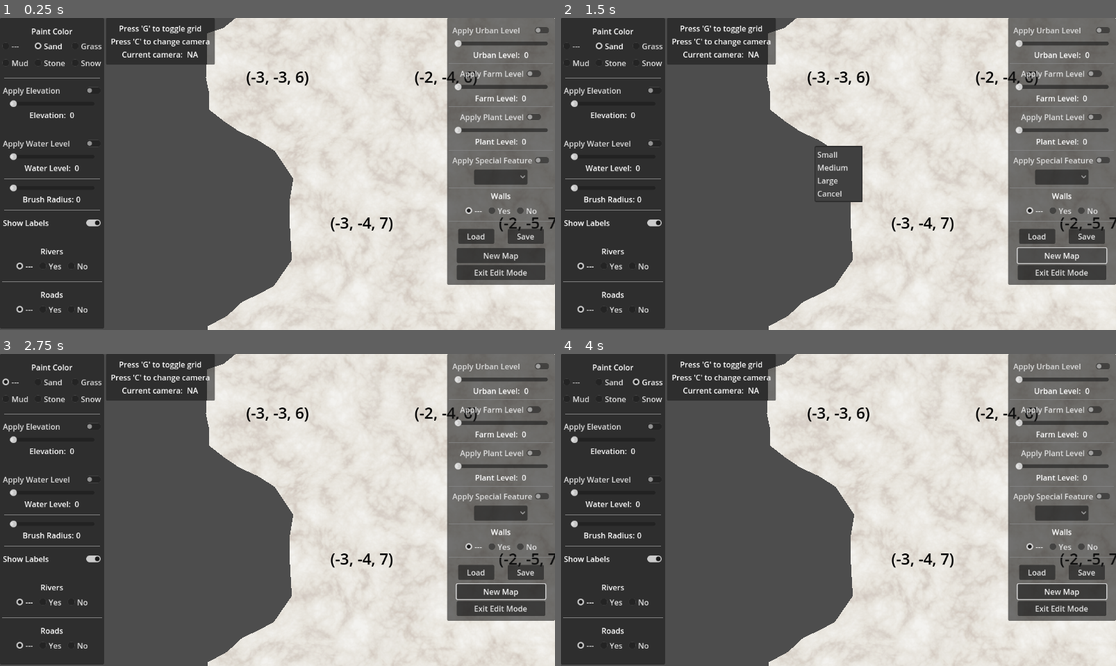
Above: before the commit, frames 1-4 (two rows, left to right).
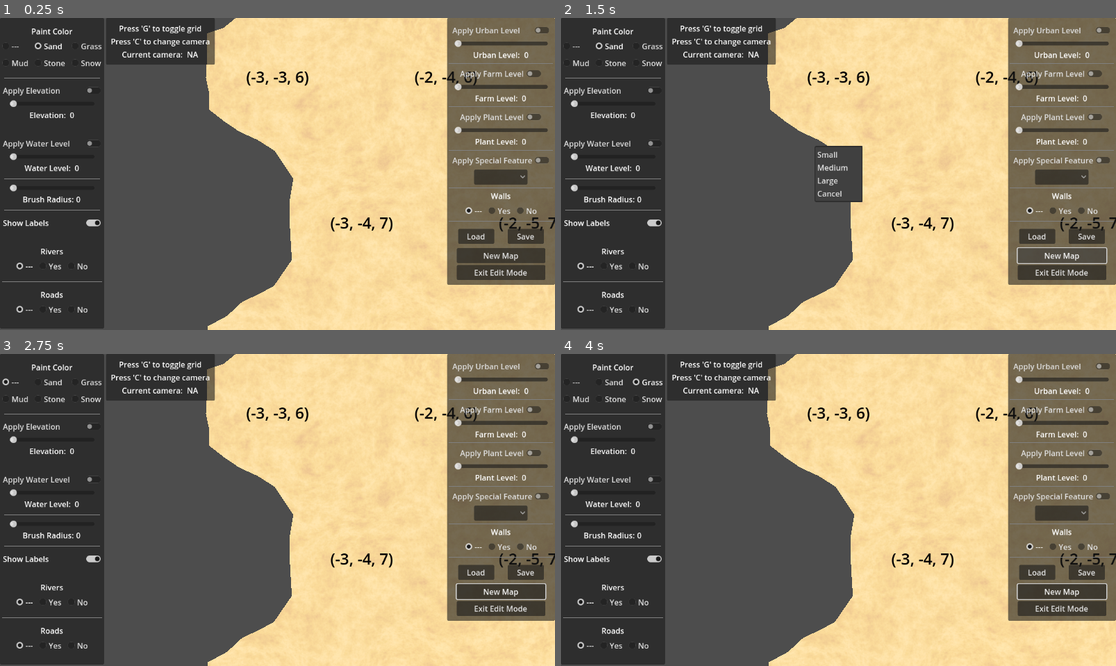
Above: after the commit, the same moments.

Repository: davepruitt/hex_map_godot
Game: Godot game, scene res://scenes/main.tscn
The game is run twice, just before and just after one commit, with the same random seed, the same clock (stepped at 60 frames per second) and the same inputs.
Inputs:
- Up to frame 1 (0.25 s): no input
- Up to frame 2 (1.5 s): click "New Map" at 0.5 s; click "New Map" at 1.25 s
- Up to frame 3 (2.75 s): click "---" at 2 s
- Up to frame 4 (4 s): click "Sand" at 2.75 s; click "Grass" at 3.5 s

The runs differ from the first frame. In frame 1, 44% of the frame differs, in the area x 37-100%, y 0-100%; in frame 2, 44%; in frame 3, 44%; in frame 4, 44%.

Commit message:
Completed through section 1.7 of tutorial 20. Fixed issues with the hex terrain shader. Added global shader parameters through the Godot editor, made sure values are being set properly.

Diff:
--- a/hex_project_godot/project.godot
+++ b/hex_project_godot/project.godot
@@ -45,3 +45,14 @@
 [rendering]
 
 renderer/rendering_method="mobile"
+
+[shader_globals]
+
+_HexCellData={
+"type": "sampler2D",
+"value": ""
+}
+_HexCellData_TexelSize={
+"type": "vec4",
+"value": Vector4(0, 0, 0, 0)
+}
--- a/hex_project_godot/scenes/main.tscn
+++ b/hex_project_godot/scenes/main.tscn
@@ -18,7 +18,6 @@
 [sub_resource type="ShaderMaterial" id="ShaderMaterial_gdj22"]
 render_priority = 0
 shader = ExtResource("11_c2ox1")
-shader_parameter/_HexCellData_TexelSize = null
 shader_parameter/grid_on = false
 shader_parameter/terrain_texture_2d_array = ExtResource("12_lmpao")
 shader_parameter/grid_texture = ExtResource("12_gv3gu")
--- a/hex_project_godot/scripts/hex_cell_shader_data.gd
+++ b/hex_project_godot/scripts/hex_cell_shader_data.gd
@@ -6,6 +6,8 @@
 var _cell_texture: ImageTexture = null
 
 var _cell_texture_data: PackedColorArray
+
+var _requires_update: bool = false
 
 #endregion
 
@@ -19,33 +21,47 @@
 #region Public methods
 
 func initialize (x: int, z: int) -> void:
-	if (_cell_texture and _cell_texture_source_image):
-		_cell_texture_source_image.resize(x, z)
-		_cell_texture = ImageTexture.create_from_image(_cell_texture_source_image)
-	else:
-		_cell_texture_source_image = Image.create_empty(x, z, false, Image.FORMAT_RGBA8)
-		_cell_texture = ImageTexture.create_from_image(_cell_texture_source_image)
+	#Calculate the texel size
+	var texel_size: Vector4 = Vector4(1.0 / float(x), 1.0 / float(z), x, z)
 
-		RenderingServer.global_shader_parameter_set("_HexCellData", _cell_texture)
+	#Set the size of the texture data color array
+	if (len(_cell_texture_data) != (x * z)):
+		_cell_texture_data.resize(x * z)
 
-	var texel_size: Vector4 = Vector4(1.0 / float(x), 1.0 / float(z), x, z)
+	#Initialize each color to all zeros
+	#In this case, the color object is being used to store NON-COLOR information
+	#Each color object in the array represents a cell in the hex grid
+	#The final element of each color object (the last 4 bytes) will store the terrain index of the cell
+	for i in range(0, len(_cell_texture_data)):
+		_cell_texture_data[i] = Color(0, 0, 0, 0)
+
+	#Create an empty source image
+	_cell_texture_source_image = Image.create_empty(x, z, false, Image.FORMAT_RGBAF)
+
+	#Create the texture object from the source image
+	_cell_texture = ImageTexture.create_from_image(_cell_texture_source_image)
+
+	#Set the global shader parameters
+	RenderingServer.global_shader_parameter_set("_HexCellData", _cell_texture)
 	RenderingServer.global_shader_parameter_set("_HexCellData_TexelSize", texel_size)
 
-	if (len(_cell_texture_data) != (x * z)):
-		_cell_texture_data.resize(x * z)
-	else:
-		for i in range(0, len(_cell_texture_data)):
-			_cell_texture_data[i] = Color(0, 0, 0, 0)
+	#Set a flag indicating that an update is required
+	_requires_update = true
 
 func refresh_terrain (cell: HexCell) -> void:
-	_cell_texture_data[cell.index].a8 = cell.terrain_type_index
+	_cell_texture_data[cell.index].a = cell.terrain_type_index
+	_requires_update = true
 
 func late_update () -> void:
-	var x: int = _cell_texture_source_image.get_width()
-	var z: int = _cell_texture_source_image.get_height()
+	if _requires_update:
+		_requires_update = false
 
-	_cell_texture_source_image.set_data(x, z, false, Image.FORMAT_RGBA8, _cell_texture_data.to_byte_array())
-	_cell_texture.update(_cell_texture_source_image)
+		var x: int = _cell_texture_source_image.get_width()
+		var z: int = _cell_texture_source_image.get_height()
+
+		var temp_byte_array: PackedByteArray = _cell_texture_data.to_byte_array()
+		_cell_texture_source_image.set_data(x, z, false, Image.FORMAT_RGBAF, temp_byte_array)
+		_cell_texture.update(_cell_texture_source_image)
 
 
 #endregion
--- a/hex_project_godot/shaders/hex_cell_terrain_shader.gdshader
+++ b/hex_project_godot/shaders/hex_cell_terrain_shader.gdshader
@@ -20,7 +20,6 @@
 	//Get the world position
 	world_position = (MODEL_MATRIX * vec4(VERTEX, 1.0)).xyz;
 
-	/*
 	//Get the terrain index
 	vec4 cell0 = GetCellData(CUSTOM0.xyz, 0);
 	vec4 cell1 = GetCellData(CUSTOM0.xyz, 1);
@@ -28,9 +27,6 @@
 
 	//Get the terrain index
 	terrain_index = vec3(cell0.w, cell1.w, cell2.w);
-	*/
-
-	terrain_index = CUSTOM0.xyz;
 }
 
 void fragment() {
Not shown, changed: hex_project_godot/shaders/hex_cell_data.gdshaderinc
